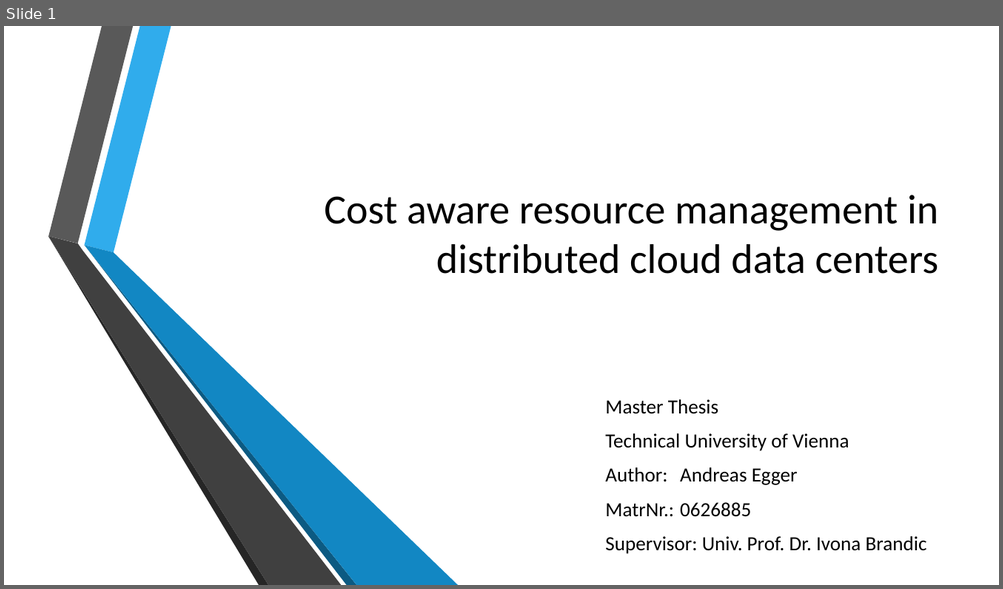
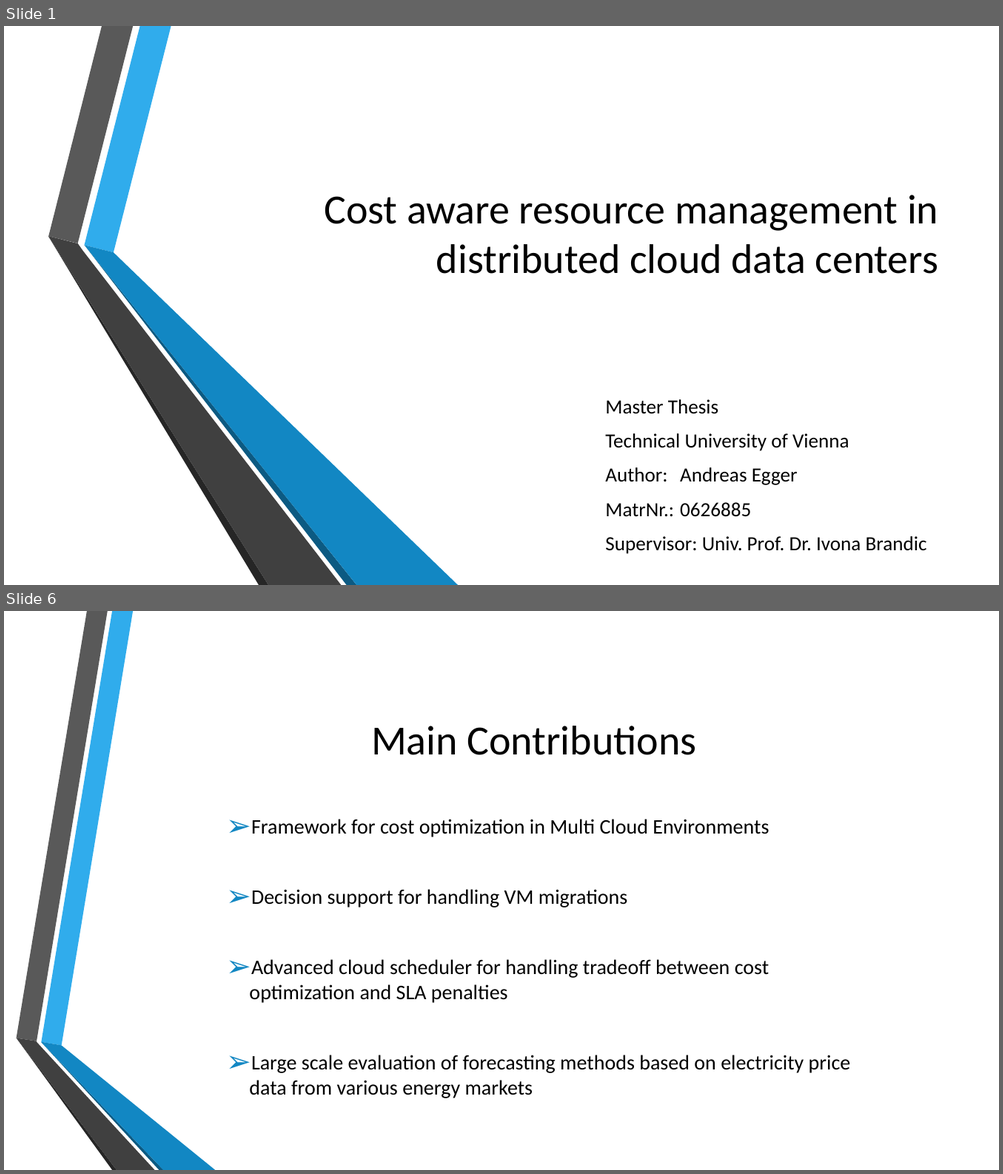
Before and after one commit to and2egg/diploma-thesis, a slide deck: Presentation/Cost aware resource management in distributed cloud data centers.pptx. Shown one above the other, each under a label of ours: slide 1 before the commit, slides 1 and 6 after it; the slides between them are not shown. The pictures are 1003x589 and 1003x1174 pixels, drawn with LibreOffice and Linux fonts; fonts in the diff are those of the drawing; background and template pictures are left out. Boxes give left, top, right and bottom in pixels: in the first picture for what was removed or moved away, otherwise in the second. Text is boxed around its words. In the diff, an @@ line names an element or a change of style, - is before the commit and + after.

```diff
--- a/Presentation/Cost aware resource management in distributed cloud data centers.pptx
+++ b/Presentation/Cost aware resource management in distributed cloud data centers.pptx
@@ slide 6 added at (x1=4, y1=611, x2=999, y2=1170), background picture (left out) @@
@@ title added at (x1=371, y1=726, x2=696, y2=755), 40 pt, text #000000 @@
+Main Contributions
@@ text added at (x1=249, y1=819, x2=851, y2=1099), 20 pt, text #000000 @@
+  ➢ Framework for cost optimization in Multi Cloud Environments
+  ➢ Decision support for handling VM migrations
+  ➢ Advanced cloud scheduler for handling tradeoff between cost optimization and SLA penalties
+  ➢ Large scale evaluation of forecasting methods based on electricity price data from various energy markets
@@ group added at (x1=16, y1=611, x2=215, y2=1170): 6 freeform shapes @@
```
Also in this commit, not shown: 1 slide changed, 23 other slides added, 1 slide removed, 36 other files.
